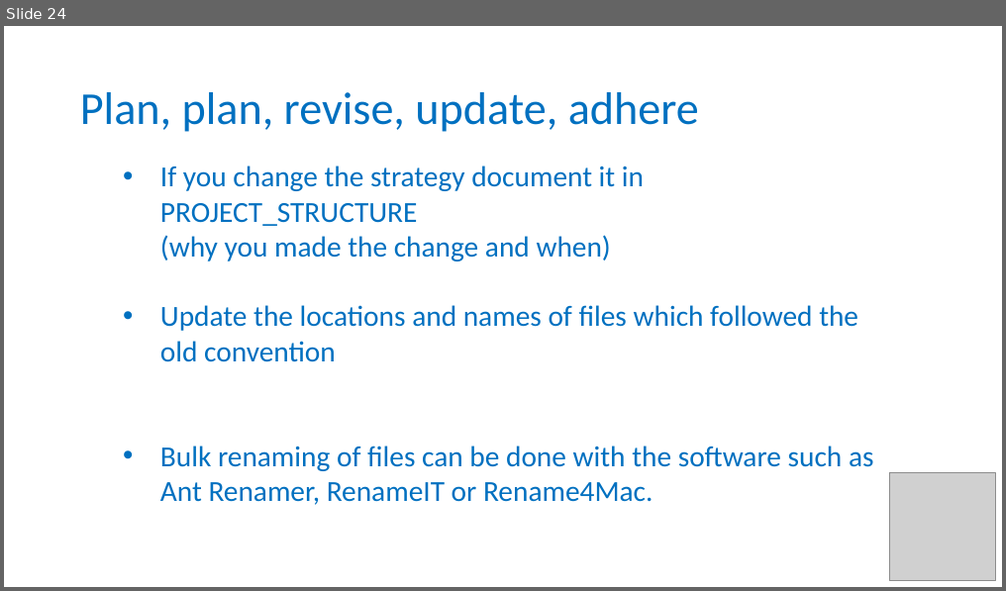
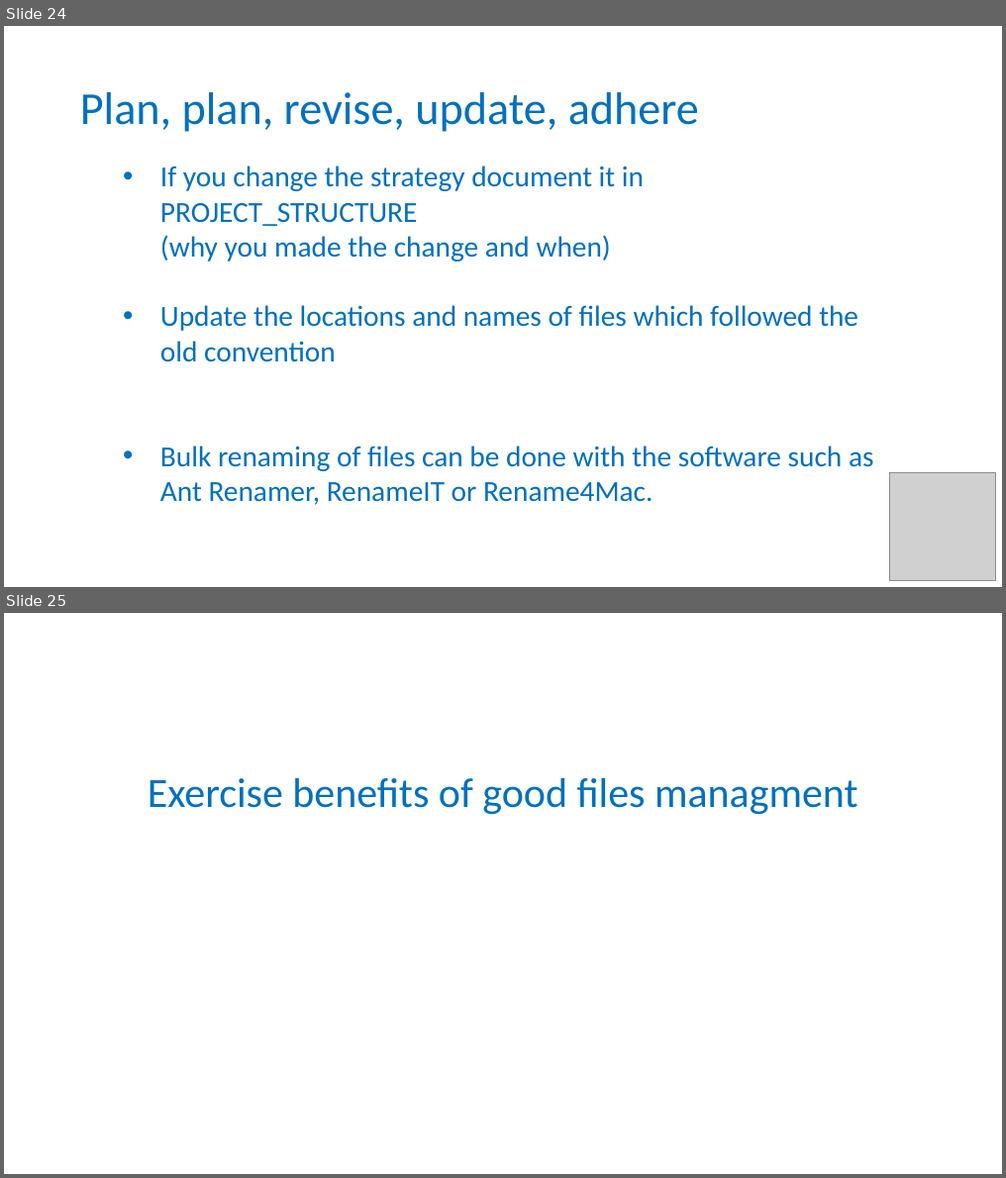
Before and after one commit to carpentries-incubator/fair-bio-practice, a slide deck: instructors/09-working-with-files_v3.0.pptx. Shown one above the other, each under a label of ours: slide 24 before the commit, slides 24 and 25 after it. The pictures are 1006x591 and 1006x1178 pixels, drawn with LibreOffice and Linux fonts; fonts in the diff are those of the drawing; grey boxes stand for pictures; background and template pictures are left out. Boxes give left, top, right and bottom in pixels: in the first picture for what was removed or moved away, otherwise in the second. Text is boxed around its words. In the diff, an @@ line names an element or a change of style, - is before the commit and + after.

```diff
--- a/instructors/09-working-with-files_v3.0.pptx
+++ b/instructors/09-working-with-files_v3.0.pptx
@@ slide 25 added at (x1=4, y1=613, x2=1002, y2=1174), background #FFFFFF @@
@@ text added at (x1=148, y1=778, x2=858, y2=815), 40 pt, text #0070C0 @@
+Exercise benefits of good files managment
```
Also in this commit, not shown: 1 slide changed, 1 other slide added, 1 slide removed, 1 other file.
